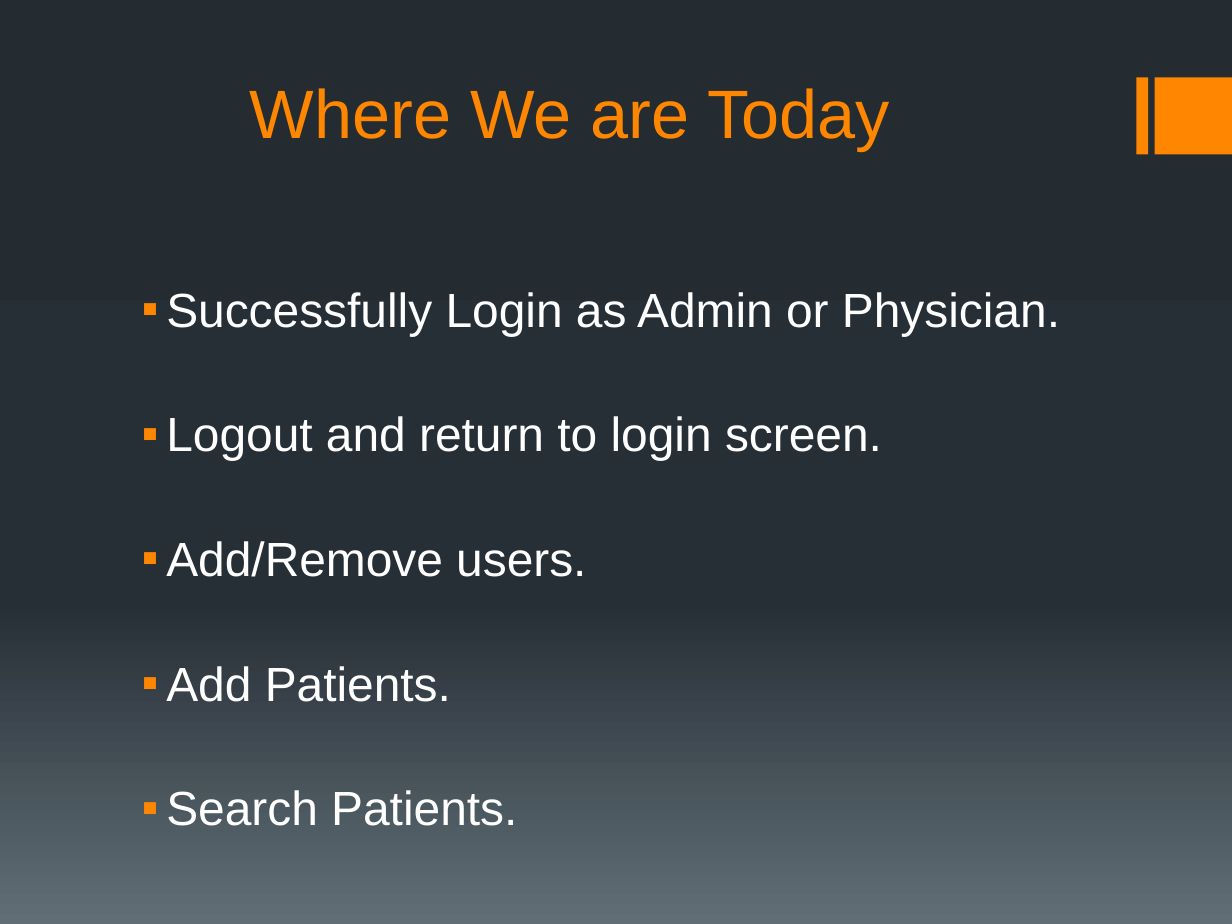
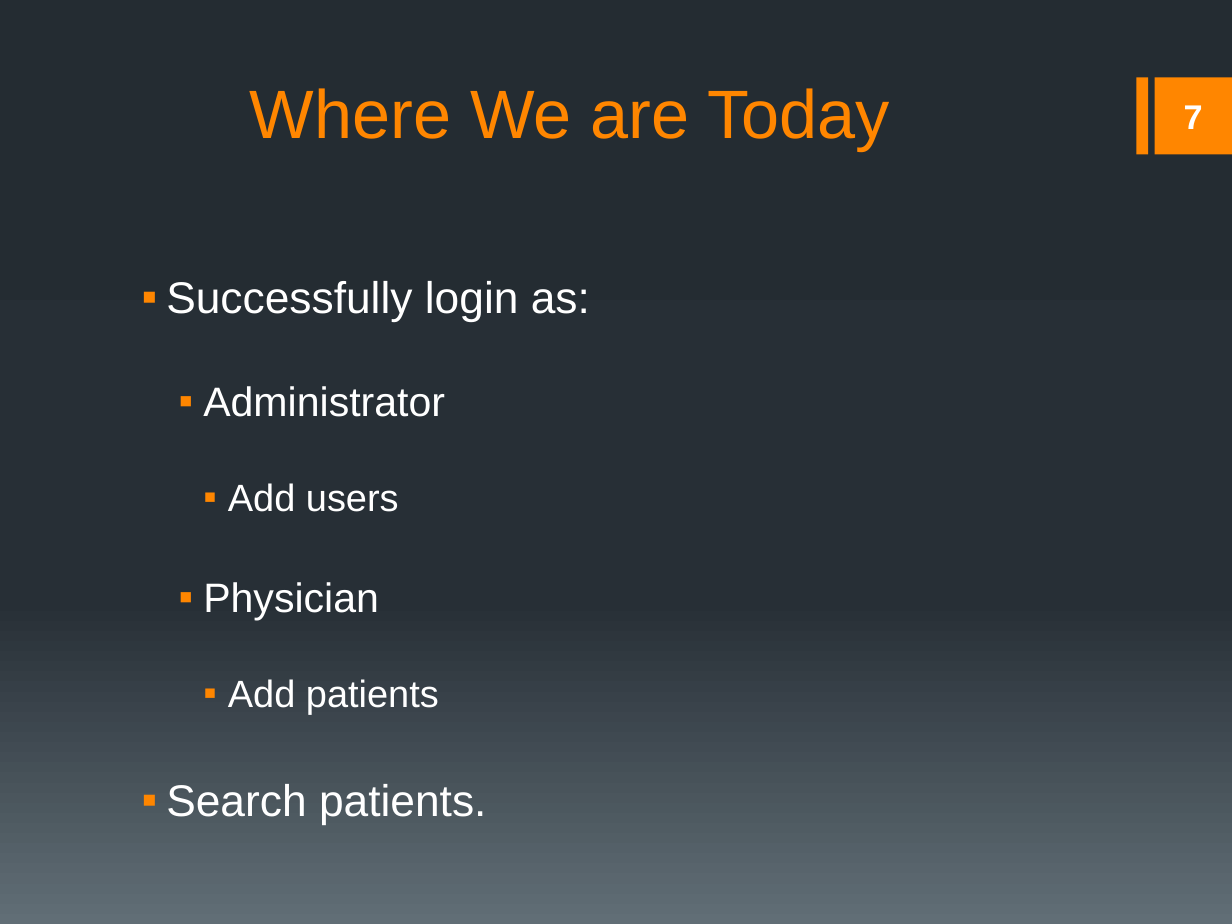
Before and after one commit to rmkane/semrs, a slide deck: slide 7 of MidTerm/Midterm_presentation_SEMRS.pptx. Drawn at 1232x924 pixels with LibreOffice and Linux fonts; fonts in the diff are those of the drawing. Boxes give left, top, right and bottom in pixels: in the first picture for what was removed or moved away, otherwise in the second. Text is boxed around its words. In the diff, an @@ line names an element or a change of style, - is before the commit and + after.

Commit message:
updates

```diff
--- a/MidTerm/Midterm_presentation_SEMRS.pptx
+++ b/MidTerm/Midterm_presentation_SEMRS.pptx
@@ page number added at box(1184, 105, 1203, 129), 20 pt, text #FFFFFF, bold @@
+7
@@ text at box(166, 281, 590, 824): text changed; size 28 to 25.9 pt @@
-▪ Successfully Login as Admin or Physician.
-▪ Logout and return to login screen.
-▪ Add/Remove users.
-▪ Add Patients.
-▪ Search Patients.
+▪ Successfully login as:
+  ▪ Administrator
+    ▪ Add users
+  ▪ Physician
+    ▪ Add patients
+▪ Search patients.
```
Also in this commit, not shown: 8 other slides changed.
